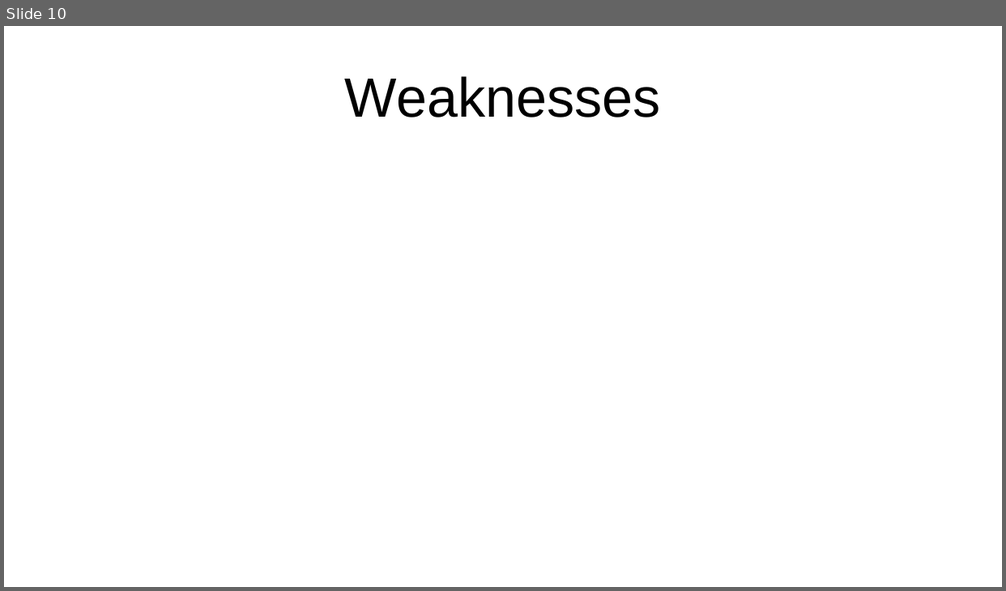
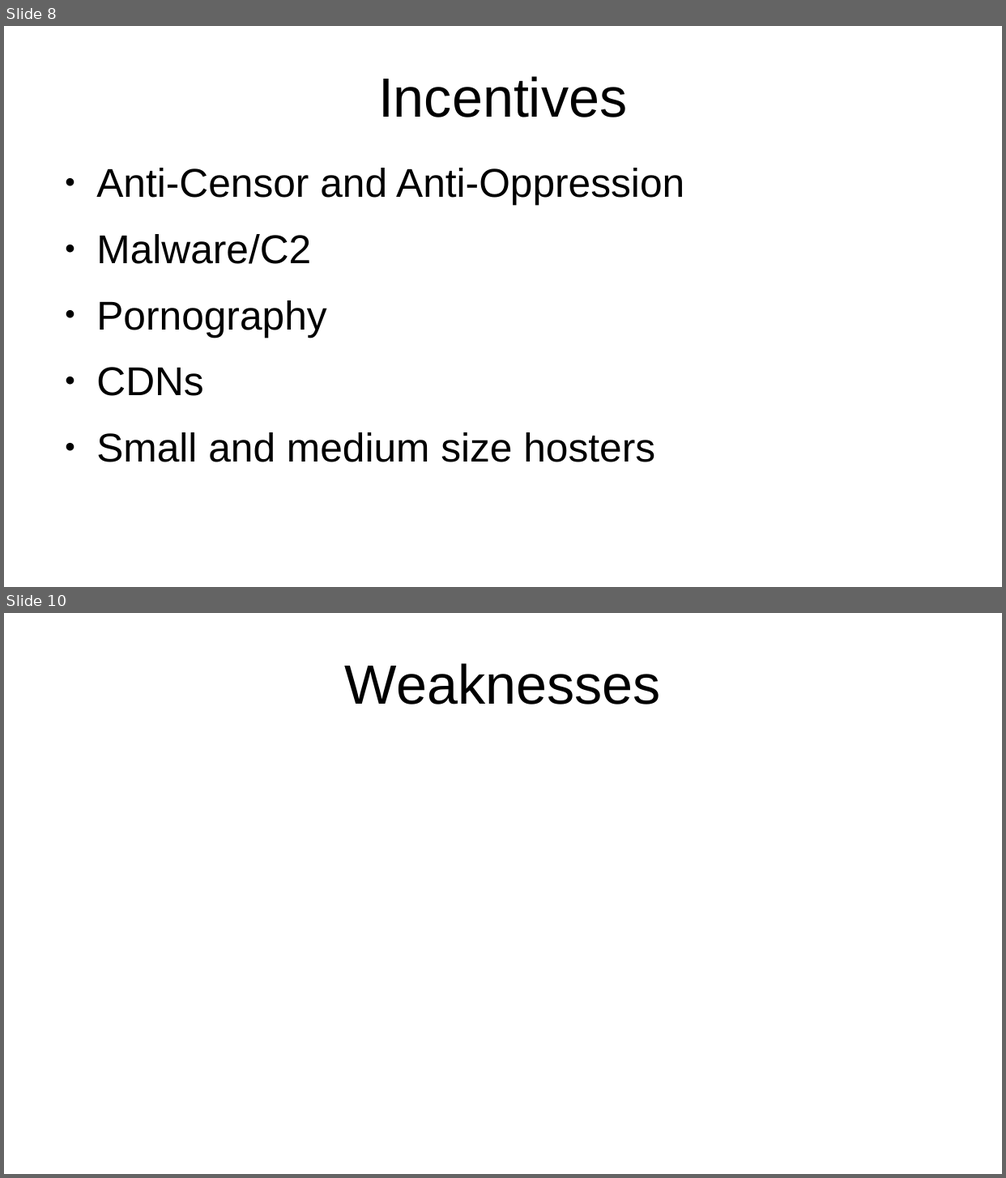
Before and after one commit to certtools/defo-security-analysis, a slide deck: stammtisch/presentation.odp. Shown one above the other, each under a label of ours: slide 10 before the commit, slides 8 and 10 after it; the slides between them are not shown. The pictures are 1006x591 and 1006x1178 pixels, drawn with LibreOffice and Linux fonts; fonts in the diff are those of the drawing. Boxes give left, top, right and bottom in pixels: in the first picture for what was removed or moved away, otherwise in the second. Text is boxed around its words. In the diff, an @@ line names an element or a change of style, - is before the commit and + after.

```diff
--- a/stammtisch/presentation.odp
+++ b/stammtisch/presentation.odp
@@ slide 8 added at (4, 26, 1002, 587), background #FFFFFF @@
@@ title added at (378, 76, 627, 118), 44 pt, text #000000 @@
+Incentives
@@ text added at (96, 168, 684, 463), 32 pt, text #000000 @@
+● Anti-Censor and Anti-Oppression
+● Malware/C2
+● Pornography
+● CDNs
+● Small and medium size hosters
```
Also in this commit, not shown: 2 slides changed, 1 other slide added, 2 slides removed.
